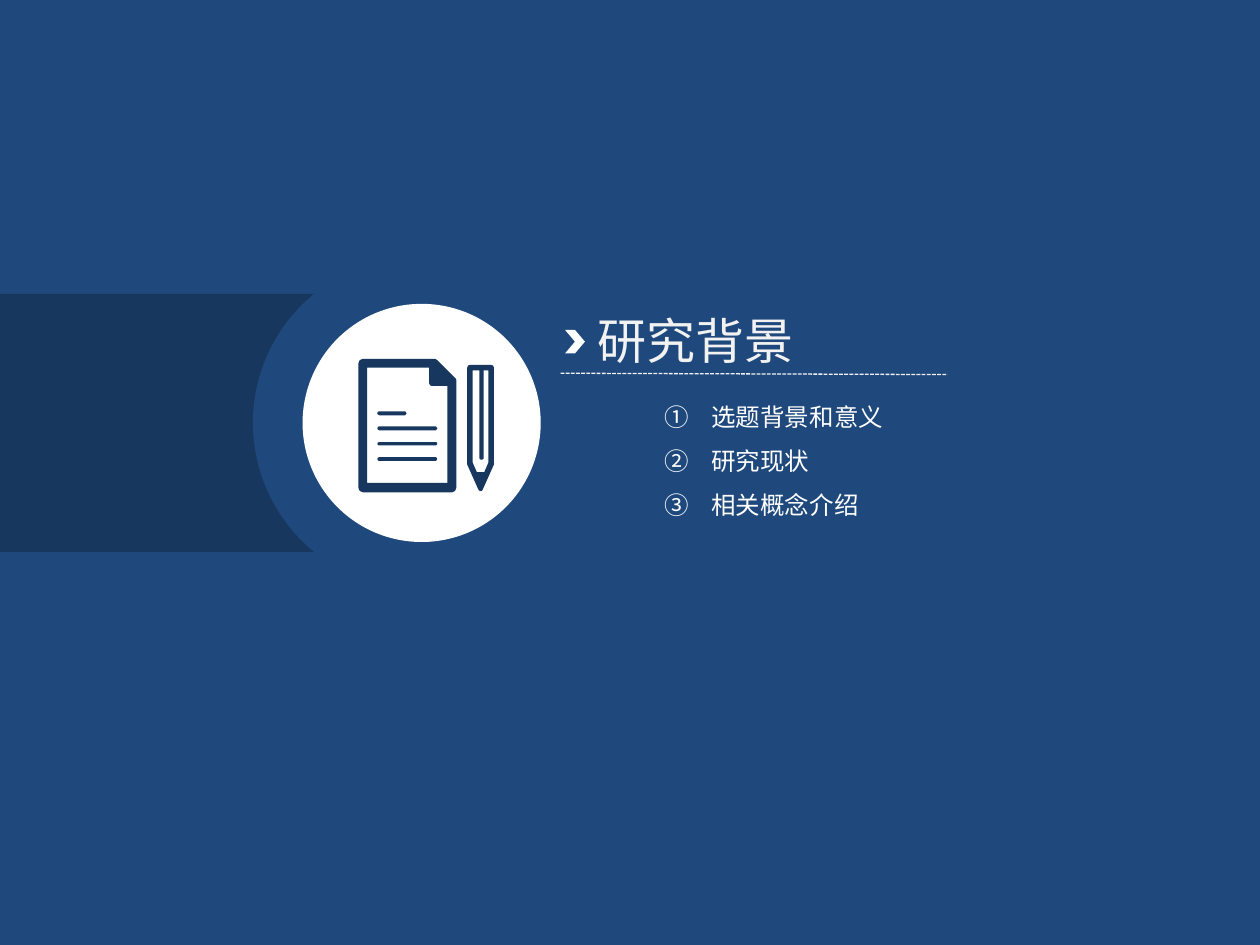
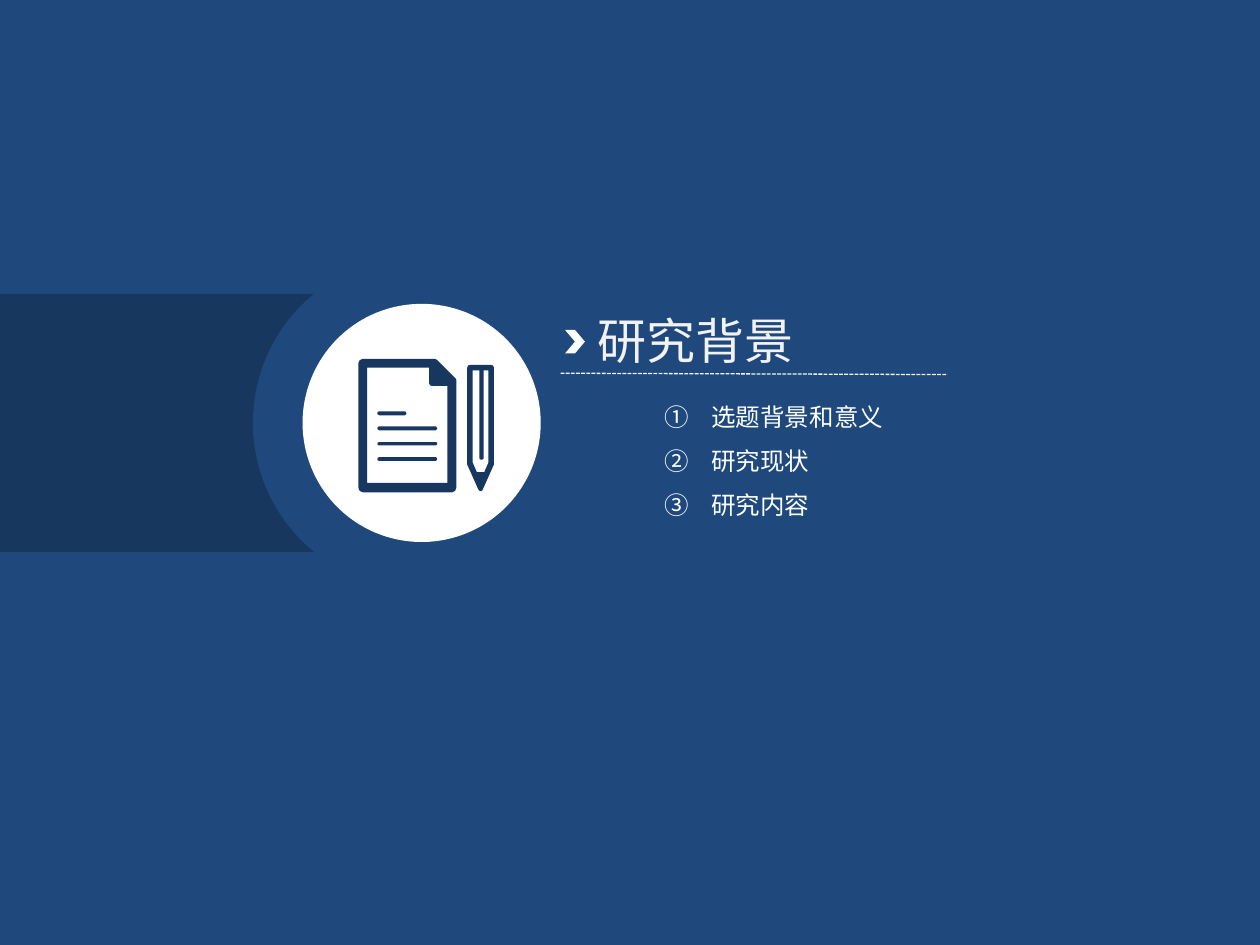
Before and after one commit to KrisCheng/GraduationDesign, a slide deck: slide 3 of FinalPaper/毕业答辩.pptx. Drawn at 1260x945 pixels with LibreOffice and Linux fonts; fonts in the diff are those of the drawing. Boxes give left, top, right and bottom in pixels: in the first picture for what was removed or moved away, otherwise in the second. Text is boxed around its words. In the diff, an @@ line names an element or a change of style, - is before the commit and + after.

Commit message:
1.bug fix;

```diff
--- a/FinalPaper/毕业答辩.pptx
+++ b/FinalPaper/毕业答辩.pptx
@@ text at <box>711,493,809,516</box>: text changed @@
-3. 相关概念介绍
+3. 研究内容
```
Also in this commit, not shown: 2 other slides changed.
